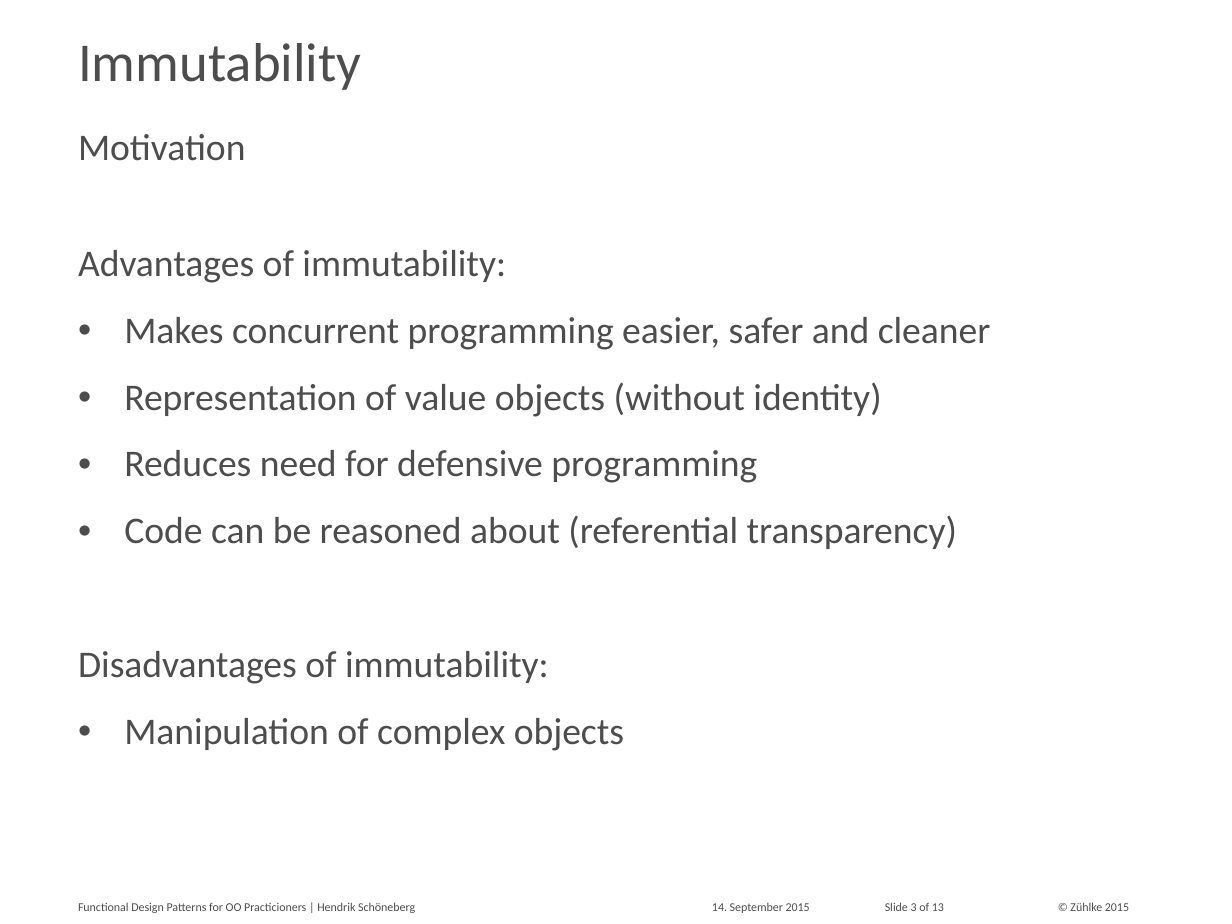
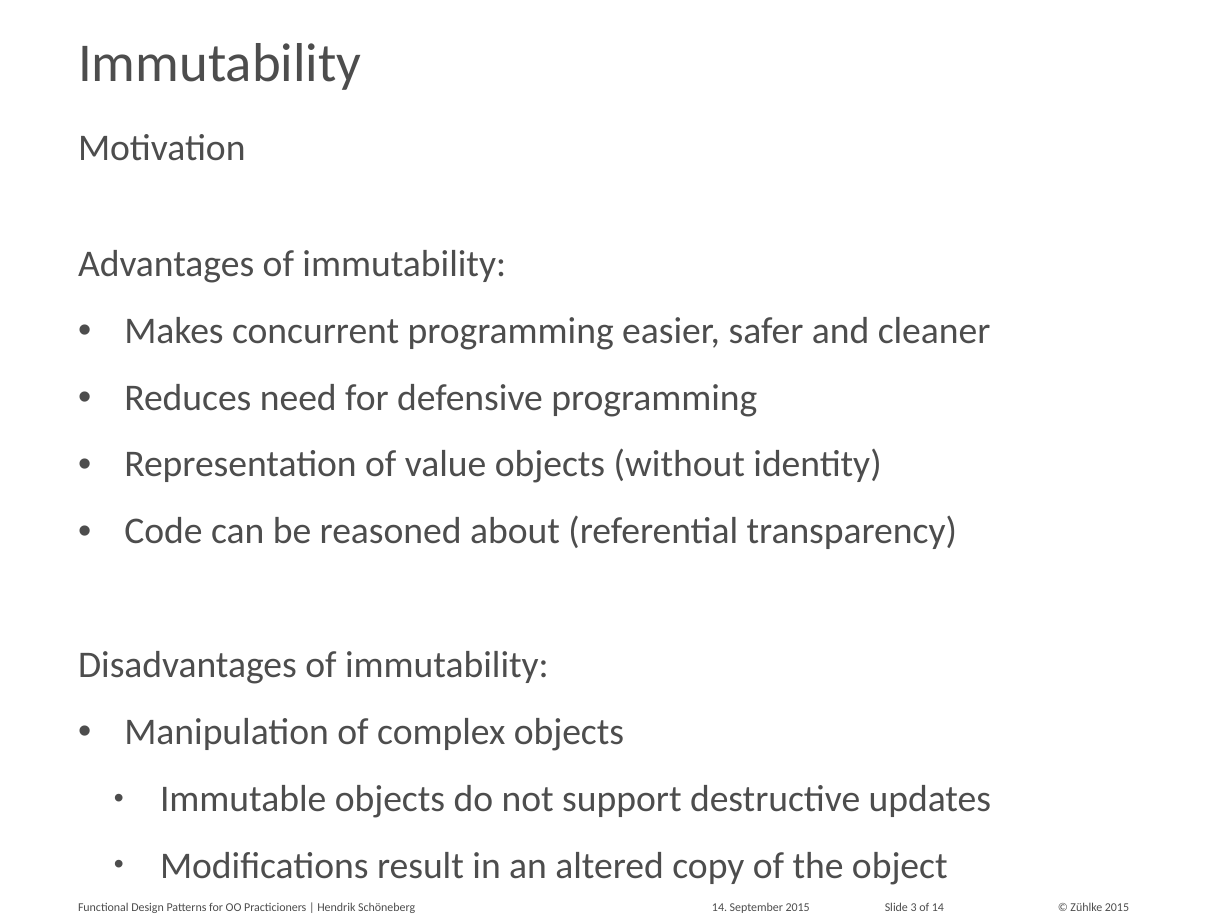
Before and after one commit to aax/zdays-fp-patterns, a slide deck: slide 3 of hesc_slides.pptx. Drawn at 1232x924 pixels with LibreOffice and Linux fonts; fonts in the diff are those of the drawing. Boxes give left, top, right and bottom in pixels: in the first picture for what was removed or moved away, otherwise in the second. Text is boxed around its words. In the diff, an @@ line names an element or a change of style, - is before the commit and + after.

Commit message:
reordering of immutability section

```diff
--- a/hesc_slides.pptx
+++ b/hesc_slides.pptx
@@ text at bbox=[124, 384, 757, 417]: paragraph added @@
+• Reduces need for defensive programming
@@ text at bbox=[124, 450, 757, 483]: paragraph removed @@
-• Reduces need for defensive programming
@@ text at bbox=[160, 785, 991, 885]: paragraphs added @@
+  • Immutable objects do not support destructive updates
+  • Modifications result in an altered copy of the object
@@ text at bbox=[885, 902, 944, 911]: text changed @@
-Slide 3 of 13
+Slide 3 of 14
```
Also in this commit, not shown: 4 other slides changed, 1 slide added, 4 other files.
